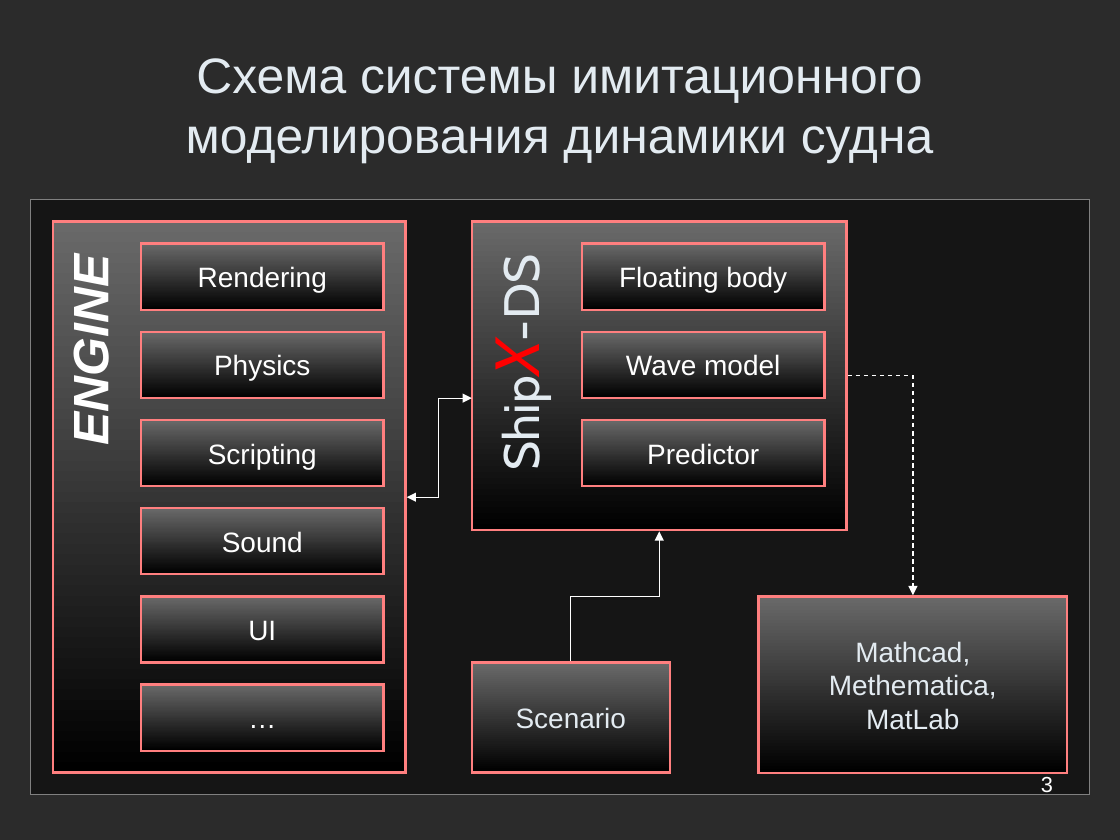
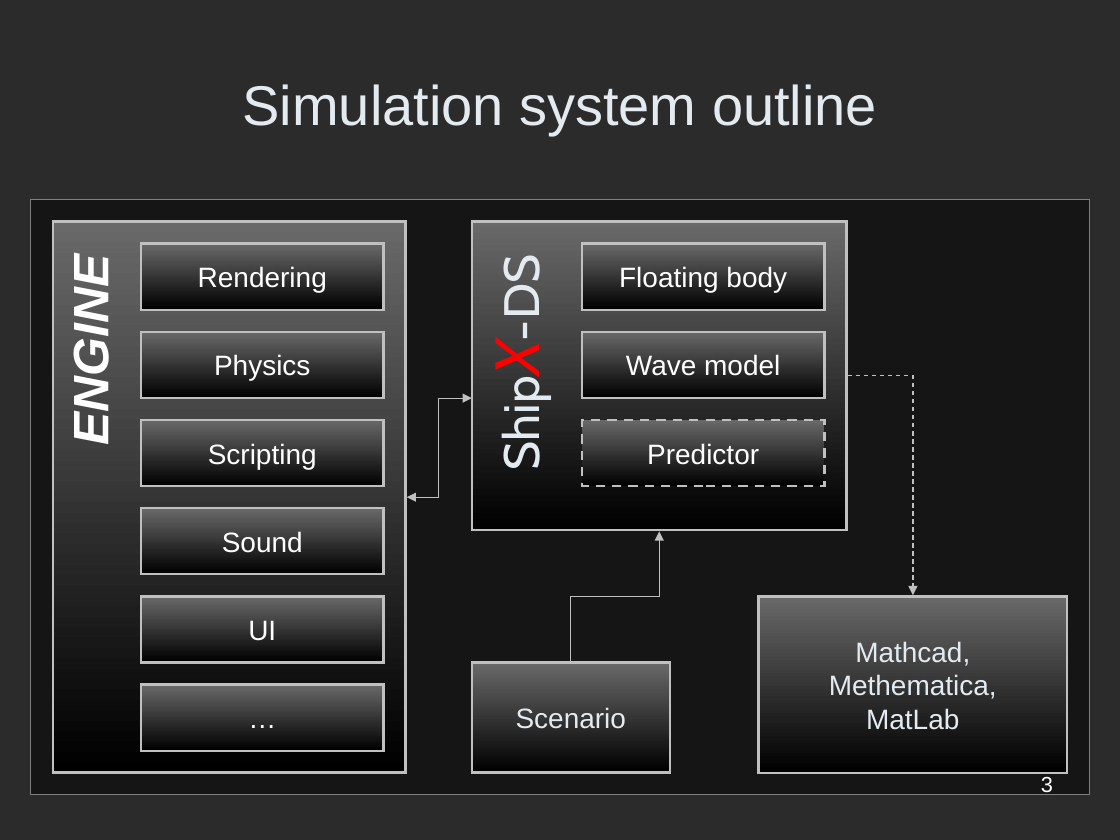
Before and after one commit to Jacobi20/nano-vis, a slide deck: slide 3 of ship_sim/docs/portugal/navy_3_portugal.ppt. Drawn at 1120x840 pixels with LibreOffice and Linux fonts; fonts in the diff are those of the drawing; background and template pictures are left out; a plain dark background stands for a picture behind light text. Boxes give left, top, right and bottom in pixels: in the first picture for what was removed or moved away, otherwise in the second. Text is boxed around its words. In the diff, an @@ line names an element or a change of style, - is before the commit and + after.

Commit message:
Dev: presentation

```diff
--- a/ship_sim/docs/portugal/navy_3_portugal.ppt
+++ b/ship_sim/docs/portugal/navy_3_portugal.ppt
@@ title at (x1=243, y1=84, x2=877, y2=135): text changed; size 32 to 36 pt @@
-Схема системы имитационного моделирования динамики судна
+Simulation system outline
@@ elbow arrow (848, 376) - (913, 595): stroke #FFFFFF 0.74 pt dashed to #C0C0C0 0.74 pt dashed @@
@@ elbow double arrow (472, 398) - (407, 497): stroke #FFFFFF 0.74 pt to #C0C0C0 0.74 pt @@
@@ rectangle "Predictor" at (x1=582, y1=420, x2=824, y2=486): outline #FF7F7F 1.5 pt to #C0C0C0 1.5 pt dashed @@
@@ elbow arrow (571, 661) - (660, 531): stroke #FFFFFF 0.74 pt to #C0C0C0 0.74 pt @@
@@ outline #FF7F7F 1.5 pt to #C0C0C0 1.5 pt in 12 elements at (x1=141, y1=244, x2=384, y2=310), (x1=141, y1=508, x2=384, y2=575), (x1=141, y1=332, x2=384, y2=398), (x1=141, y1=420, x2=384, y2=486), (x1=141, y1=596, x2=384, y2=662), (x1=582, y1=244, x2=824, y2=310), (x1=582, y1=332, x2=824, y2=398), (x1=758, y1=596, x2=1067, y2=773), (x1=472, y1=662, x2=670, y2=772), (x1=472, y1=222, x2=847, y2=531), (x1=53, y1=222, x2=405, y2=773), (x1=141, y1=684, x2=384, y2=750) @@
```
Also in this commit, not shown: 16 slides added, 15 slides removed, 1 other file.
